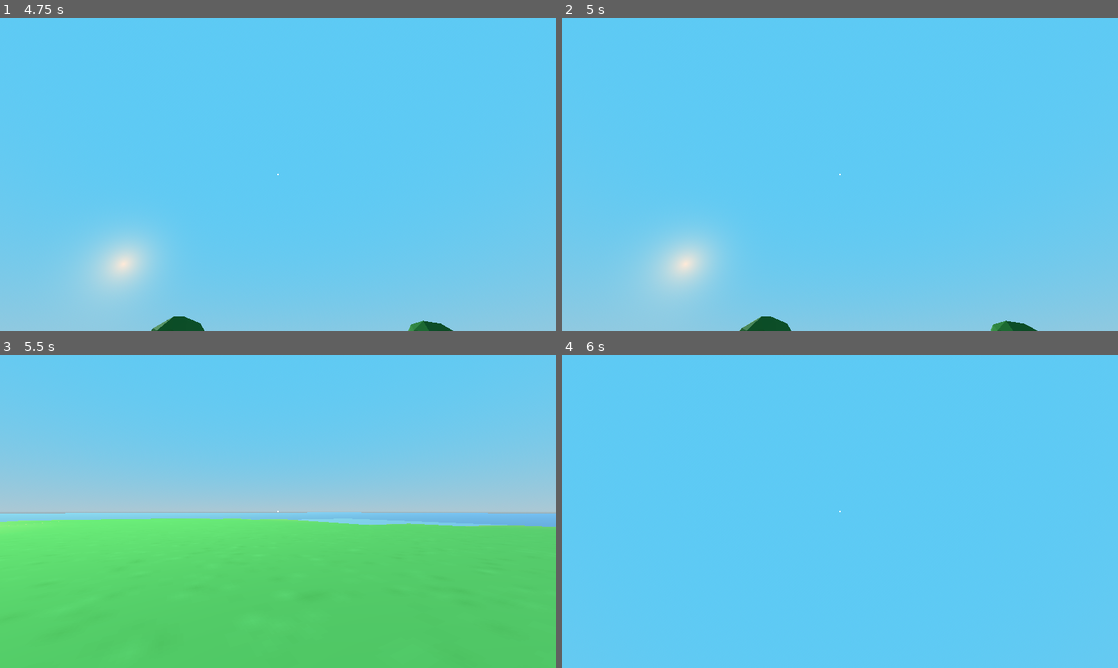
Above: before the commit, frames 1-4 (two rows, left to right).
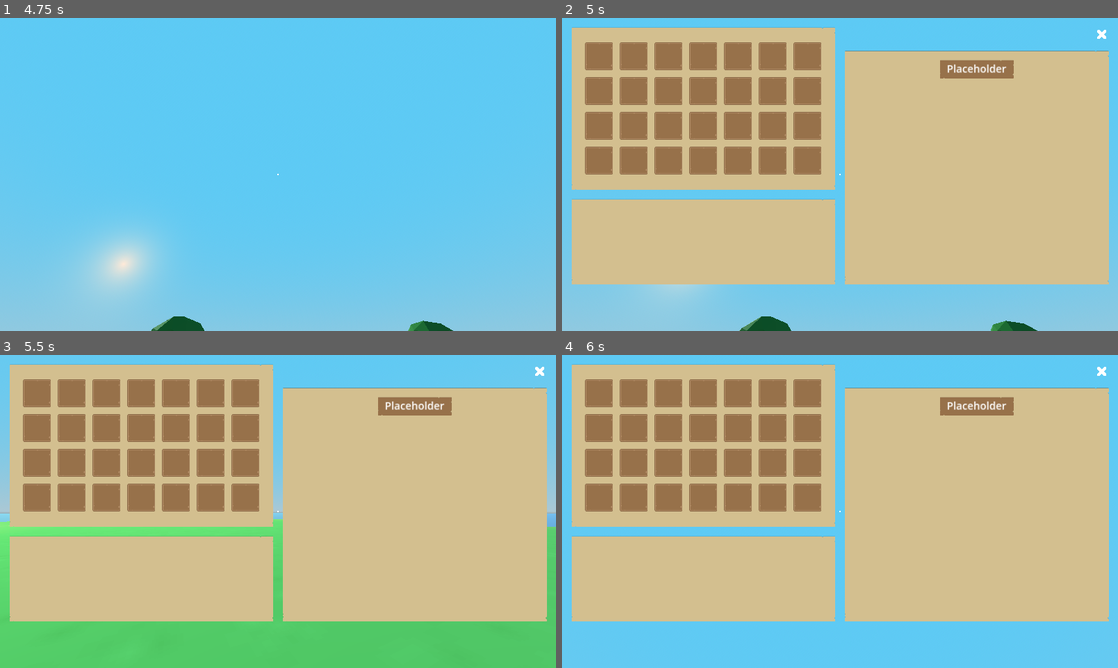
Above: after the commit, the same moments.

Repository: afarber/SurvivalGame
Game: Godot game, scene res://game/main_game.tscn
Two runs of this game, one before a commit and one after it. Both use one fixed random seed, a clock stepped at 60 frames per second and the inputs below.
Inputs (mouse positions are in pixels of both pictures, inside the frame that each line leads up to):
- Up to frame 1 (4.75 s): tap Enter (ui_accept) at 0.5, 0.8, 1.35, 3.05, 4.25, 4.35 s; move the mouse to (305, 174) at 0.52 s; hold W (move_forward) 0.53-4.28 s; tap E (interact) at 0.6, 2.3, 2.85, 4.55 s; tap Space (jump) at 0.77, 1.07, 1.52, 1.55, 1.82, 2.1, 3.02, 3.32, 3.77, 3.8, 4.07, 4.52 s; move the mouse to (250, 174) at 1.27 s; move the mouse to (289, 168) at 2.02 s; move the mouse to (272, 180) at 2.77 s; move the mouse to (316, 177) at 3.52 s; hold Shift (sprint) 3.53-4.28 s; tap Escape (ui_cancel) at 4.15 s; move the mouse to (111, 127) at 4.27 s; hold A (move_left) from 4.28 s (still down)
- Up to frame 2 (5 s): keep holding A (move_left); tap Space (jump) at 4.82 s; tap Tab (open_crafting_menu, bound only after the commit) at 4.9 s
- Up to frame 3 (5.5 s): move the mouse to (305, 511) at 5.02 s; release A (move_left) at 5.03 s; hold S (move_backward) from 5.03 s (still down); tap E (interact) at 5.1 s; tap Enter (ui_accept) at 5.3 s
- Up to frame 4 (6 s): tap Enter (ui_accept) at 5.75, 5.85 s; move the mouse to (756, 433) at 5.77 s; release S (move_backward) at 5.78 s; hold D (move_right) from 5.78 s (still down)

Frame 1 is identical in both runs. In frame 2, 73% of the frame differs, in the area x 1-99%, y 2-86%; in frame 3, 73%; in frame 4, 73%.

Commit message:
Open crafting menu when TAB is pressed

Diff:
--- a/actors/player/player.gd
+++ b/actors/player/player.gd
@@ -50,33 +50,32 @@
 	head.rotation_degrees.x = clampf(head.rotation_degrees.x, -90, 90)
 
 func _unhandled_key_input(event: InputEvent) -> void:
-	if (event.is_action_pressed("ui_cancel")):
+	if event.is_action_pressed("ui_cancel"):
 		Input.set_mouse_mode(Input.MOUSE_MODE_VISIBLE)
-
-const SPEED = 5.0
-const JUMP_VELOCITY = 4.5
+	elif event.is_action_pressed("open_crafting_menu"):
+		EventSystem.BUL_create_bulletin.emit(BulletinConfig.Keys.CraftingMenu)
 
 
 
 
-func _physics_process2(delta):
+func _physics_process_old(delta):
 	# Add the gravity.
 	if not is_on_floor():
 		velocity.y -= gravity * delta
 
 	# Handle jump.
 	if Input.is_action_just_pressed("ui_accept") and is_on_floor():
-		velocity.y = JUMP_VELOCITY
+		velocity.y = jump_velocity
 
 	# Get the input direction and handle the movement/deceleration.
 	# As good practice, you should replace UI actions with custom gameplay actions.
 	var input_dir = Input.get_vector("ui_left", "ui_right", "ui_up", "ui_down")
 	var direction = (transform.basis * Vector3(input_dir.x, 0, input_dir.y)).normalized()
 	if direction:
-		velocity.x = direction.x * SPEED
-		velocity.z = direction.z * SPEED
+		velocity.x = direction.x * normal_speed
+		velocity.z = direction.z * normal_speed
 	else:
-		velocity.x = move_toward(velocity.x, 0, SPEED)
-		velocity.z = move_toward(velocity.z, 0, SPEED)
+		velocity.x = move_toward(velocity.x, 0, normal_speed)
+		velocity.z = move_toward(velocity.z, 0, normal_speed)
 
 	move_and_slide()
--- /dev/null
+++ b/bulletins/player_menus/crafting_menu.tscn
@@ -0,0 +1,5 @@
+[gd_scene load_steps=2 format=3 uid="uid://cjrwwfhqfsgov"]
+
+[ext_resource type="PackedScene" uid="uid://wrug1fa8nn3u" path="res://bulletins/player_menus/player_menu_base.tscn" id="1_exunu"]
+
+[node name="CraftingMenu" instance=ExtResource("1_exunu")]
--- /dev/null
+++ b/bulletins/player_menus/player_menu_base.gd
@@ -0,0 +1,8 @@
+extends Bulletin
+
+func _ready() -> void:
+	Input.set_mouse_mode(Input.MOUSE_MODE_VISIBLE)
+
+func close() -> void:
+	Input.set_mouse_mode(Input.MOUSE_MODE_CAPTURED)
+	EventSystem.BUL_destroy_bulletin.emit(BulletinConfig.Keys.CraftingMenu)
--- a/bulletins/player_menus/player_menu_base.tscn
+++ b/bulletins/player_menus/player_menu_base.tscn
@@ -1,6 +1,7 @@
-[gd_scene load_steps=10 format=3 uid="uid://wrug1fa8nn3u"]
+[gd_scene load_steps=14 format=3 uid="uid://wrug1fa8nn3u"]
 
 [ext_resource type="Texture2D" uid="uid://b1ebctl7iq84j" path="res://textures/panelInset_beige.png" id="1_kwdm0"]
+[ext_resource type="Script" path="res://bulletins/player_menus/player_menu_base.gd" id="1_mj8m2"]
 [ext_resource type="Texture2D" uid="uid://crgxf64u1u8xv" path="res://textures/cross.png" id="2_0ief8"]
 [ext_resource type="PackedScene" uid="uid://cx13reh88ypo6" path="res://ui/custom_nodes/inventory_slot.tscn" id="2_y4hma"]
 [ext_resource type="Texture2D" uid="uid://ci8mr30yoa35j" path="res://textures/panelInset_brown.png" id="3_gpggs"]
@@ -15,6 +16,17 @@
 
 [sub_resource type="StyleBoxEmpty" id="StyleBoxEmpty_0gdt1"]
 
+[sub_resource type="InputEventKey" id="InputEventKey_r82so"]
+device = -1
+keycode = 4194305
+
+[sub_resource type="InputEventKey" id="InputEventKey_ui0s4"]
+device = -1
+keycode = 4194306
+
+[sub_resource type="Shortcut" id="Shortcut_kprye"]
+events = [SubResource("InputEventKey_r82so"), SubResource("InputEventKey_ui0s4")]
+
 [node name="PlayerMenuBase" type="Control"]
 layout_mode = 3
 anchors_preset = 15
@@ -22,6 +34,7 @@
 anchor_bottom = 1.0
 grow_horizontal = 2
 grow_vertical = 2
+script = ExtResource("1_mj8m2")
 
 [node name="MarginContainer" type="MarginContainer" parent="."]
 layout_mode = 1
@@ -205,6 +218,7 @@
 theme_override_styles/pressed = SubResource("StyleBoxEmpty_5juv6")
 theme_override_styles/disabled = SubResource("StyleBoxEmpty_yn1bf")
 theme_override_styles/focus = SubResource("StyleBoxEmpty_0gdt1")
+shortcut = SubResource("Shortcut_kprye")
 icon = ExtResource("2_0ief8")
 expand_icon = true
 
@@ -254,3 +268,5 @@
 text = "Placeholder"
 horizontal_alignment = 1
 vertical_alignment = 1
+
+[connection signal="pressed" from="MarginContainer/HBoxContainer/VBoxContainer/CloseButton" to="." method="close"]
--- a/game/configs/bulletin_config.gd
+++ b/game/configs/bulletin_config.gd
@@ -1,11 +1,13 @@
 class_name BulletinConfig
 
 enum Keys {
-	InteractionPrompt
+	InteractionPrompt,
+	CraftingMenu
 }
 
 const BULLETIN_PATHS := {
-	Keys.InteractionPrompt: "res://bulletins/interaction_prompt.tscn"
+	Keys.InteractionPrompt: "res://bulletins/interaction_prompt.tscn",
+	Keys.CraftingMenu: "res://bulletins/player_menus/crafting_menu.tscn"
 }
 
 static func get_bulletin(key: Keys) -> Bulletin:
--- a/project.godot
+++ b/project.godot
@@ -70,6 +70,11 @@
 , Object(InputEventMouseButton,"resource_local_to_scene":false,"resource_name":"","device":-1,"window_id":0,"alt_presse …(248 unchanged characters)…
 ]
 }
+open_crafting_menu={
+"deadzone": 0.5,
+"events": [Object(InputEventKey,"resource_local_to_scene":false,"resource_name":"","device":-1,"window_id":0,"alt_pressed":false,"shift_pressed":false,"ctrl_pressed":false,"meta_pressed":false,"pressed":false,"keycode":0,"physical_keycode":4194306,"key_label":0,"unicode":0,"echo":false,"script":null)
+]
+}
 
 [layer_names]
 
